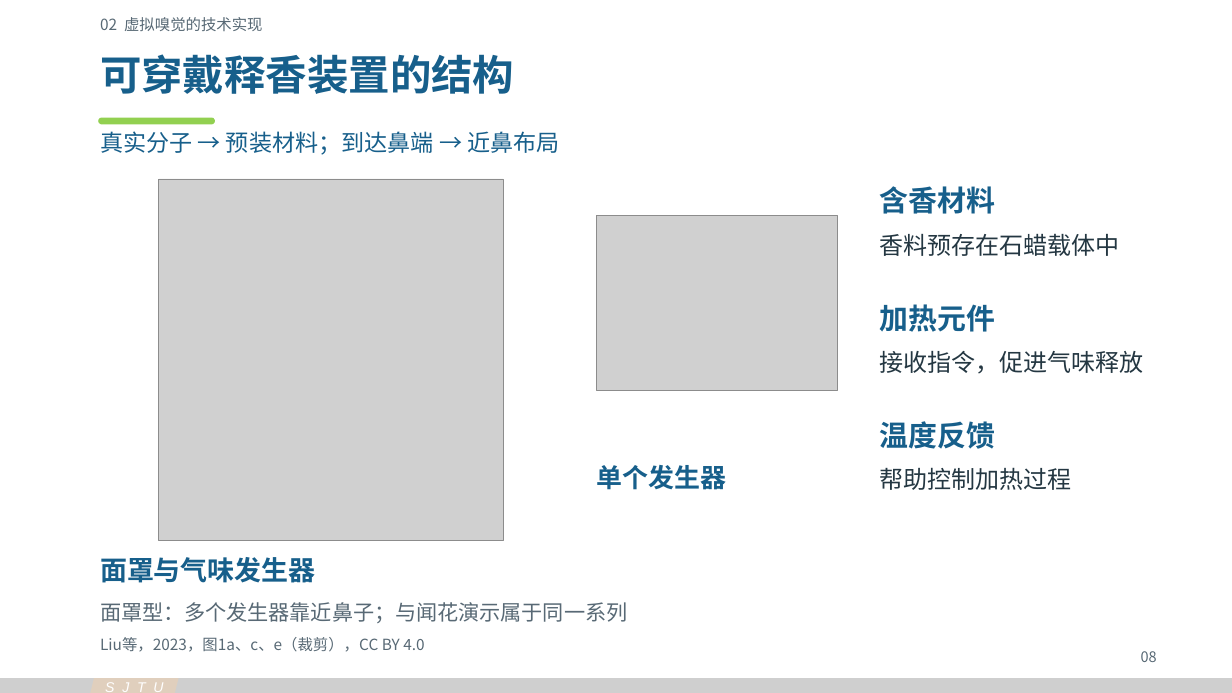
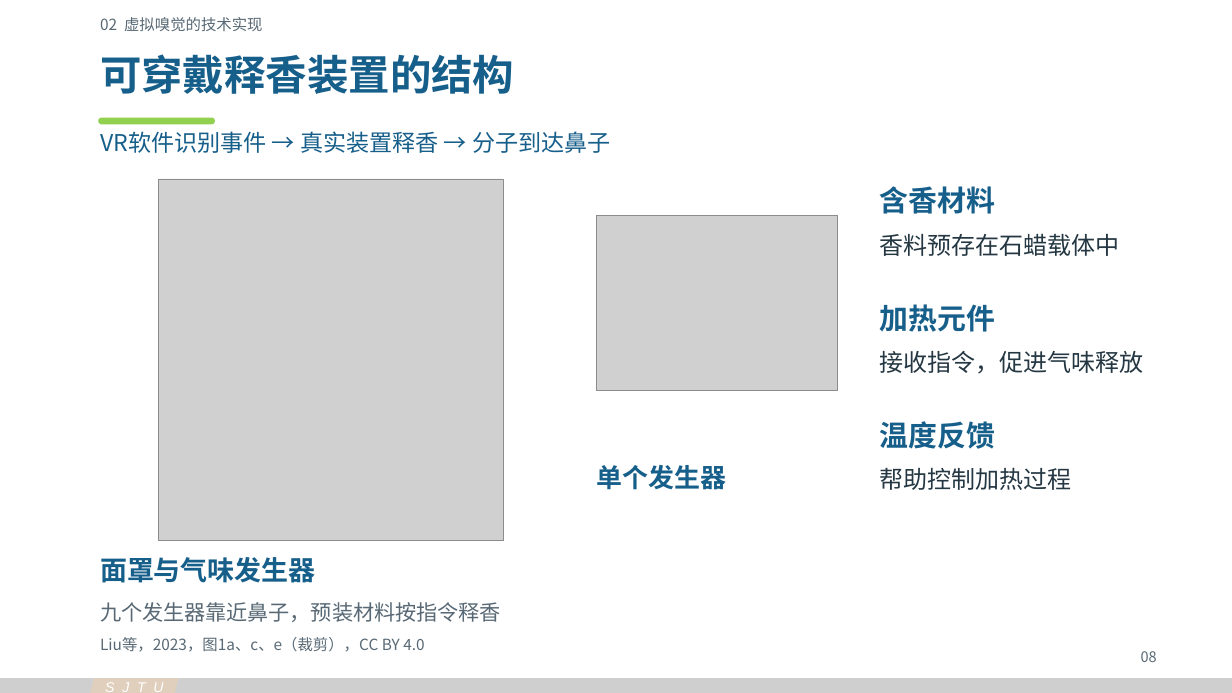
Before and after one commit to Cyh29hao/sjtu-olfaction-vr-2026, a slide deck: slide 1 of release/v3/group-02-technology.pptx. Drawn at 1232x693 pixels with LibreOffice and Linux fonts; fonts in the diff are those of the drawing; grey boxes stand for pictures. Boxes give left, top, right and bottom in pixels: in the first picture for what was removed or moved away, otherwise in the second. Text is boxed around its words. In the diff, an @@ line names an element or a change of style, - is before the commit and + after.

```diff
--- a/release/v3/group-02-technology.pptx
+++ b/release/v3/group-02-technology.pptx
@@ text at [100, 131, 611, 153]: text changed @@
-真实分子 → 预装材料；到达鼻端 → 近鼻布局
+VR软件识别事件 → 真实装置释香 → 分子到达鼻子
@@ text at [100, 602, 501, 622]: text changed @@
-面罩型：多个发生器靠近鼻子；与闻花演示属于同一系列
+九个发生器靠近鼻子，预装材料按指令释香
```
Also in this commit, not shown: 2 other slides changed, 46 other files.
